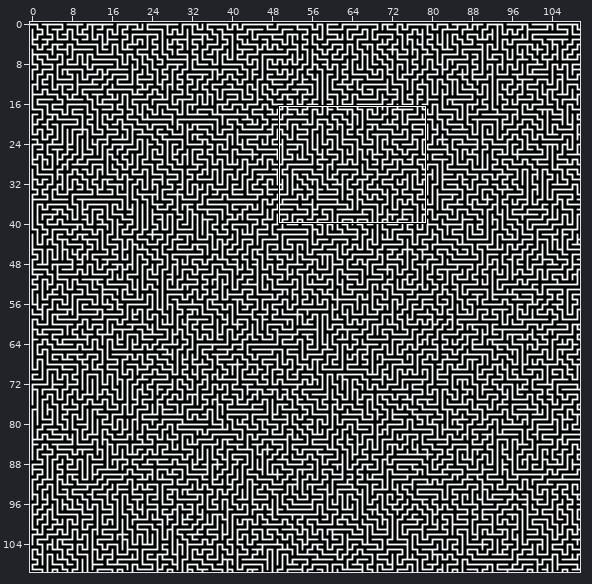
Two versions of a level (Tiled map, maze.tmx). The picture above shows the old version from afar; the outline marks the close-up.
Close-up. The starting point:
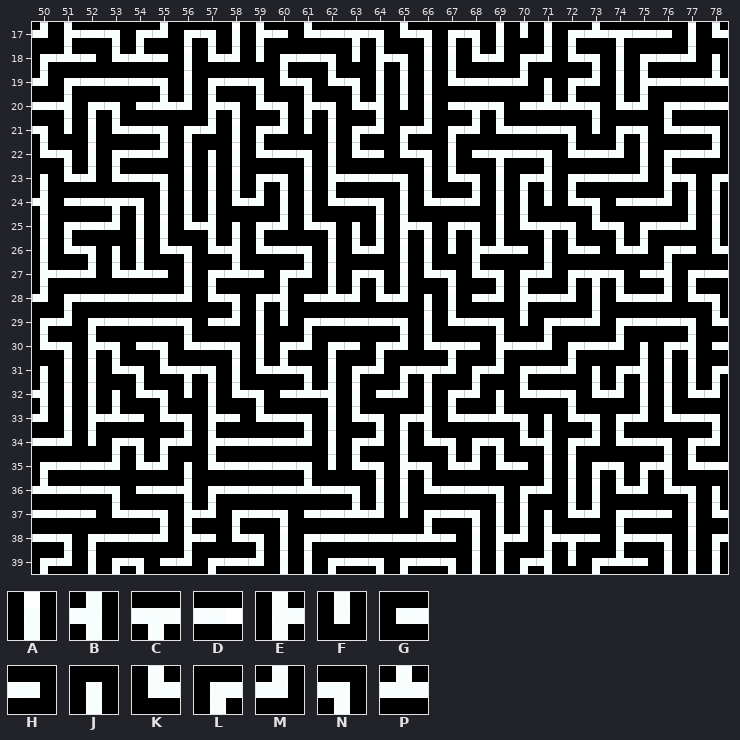
Cells are 64x64 px. Shown: x 50..78, y 17..39. The commit also changed other parts of the map, which this record leaves out.
Key: from "mazetiles": A 0, B 1, C 2, D 3, E 4, F 5, G 6, H 7, J 8, K 9, L 10, M 11, N 12, P 13.
_ is an empty cell.
Layer "Generated Tile Layer" before, first column x 50:
17 MEDNLMLNAEHKDCNKNLNAFALPCDHAK
18 LPHKPHAKMFLDNFENAAKMLMKNALDMJ
19 MLDDDNALDNKNKNAAAKDDMJLMAEDDP
20 DBLNGPMENKNENKBFAGCNGPPNKMLDD
21 NFAKDNLMALMFALMLMLMKDDNFLNKDN
22 KNALDMAJAKDNAKHKNAGCDNKDMALDM
23 JKMKDNAAALNAEDDNAKNALBLDDMENL
24 BGDCNAAAKMAAKDNAKDMAAFKNGDMAA
25 ALDMAAKBJLMKNJAENLNAKCNKNLDMA
26 AKNJAKNKBKDNAKMAAFEPHAKHKMLHK
27 EDMKPHALPHLMALNAKNKNLMLCNGBLD
28 MLDDDDMKNLBGPMKMJAGMEDMAKDMKN
29 LMLDDDNGMAFLDDDNAKDNFLDMLDDNK
30 KNENGNKDNALMLHLMKCHEDMLDMJLBG
31 JAAKNKCNAKPNALMLCMLMLDMJLBAAL
32 BAAJKNFAKNGPBAGMALMJKDNKMAAKM
33 MAEPHKNEHKDNAKNLBKDPNJKNLMKDN
34 DMFLNLMEDDDMALMAKNLNKBLMKDNLM
35 LDDMKMJKDDDNFKNENKMKHAALNLBKD
36 PDDNGDBLDDDPDNAAKDDNLMAAKMKNJ
37 DDHKDNEMLDNGDPMFLDNAAJKMLDHAK
38 DNLDDMEHKNALDDDDPHAEMECHEDNAL
39 LMALNGMLDMAALDNLDNAALBFLPHAAA
The result:
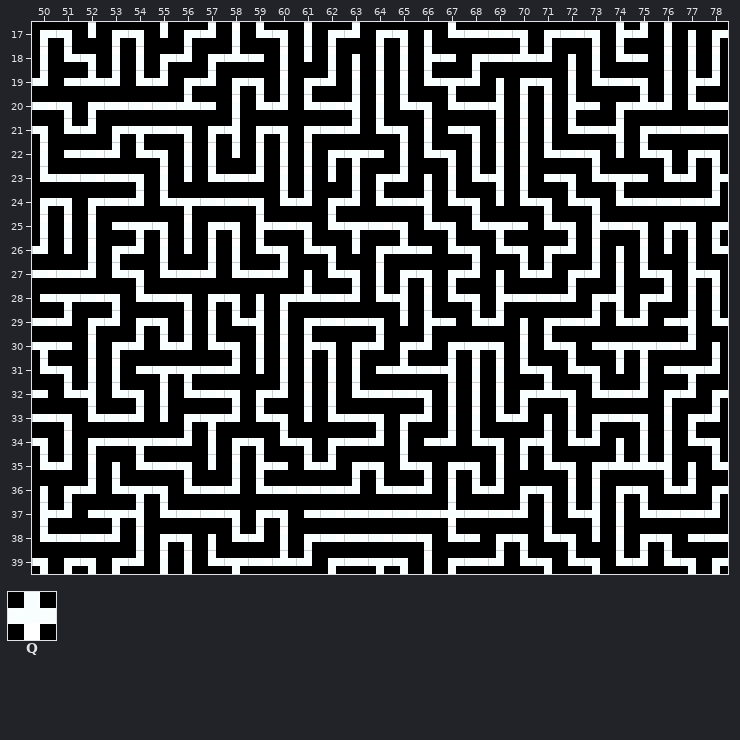
Further tiles: from "mazetiles": Q 14.
From old to new:
Changed rows in their new state; . is an unchanged cell.
Layer "Generated Tile Layer":
first column x 50:
17 LNFLNF.M.KNALMLNJKDDNLDNEMAJL
18 AKNAALMLPHAFAJAAEHLDP.JAKHAAA
19 .GPMKMLML.ALMA..KCMJLNAKDNAEM
20 .N.DDDPHA.MKDBAKNKDBAAEHLPMK.
21 .KMLCDNLB.NLDMKNAGNAAAKDBLD.D
22 AGDMKN.AFAAALC.AKNAAAKDNFKNLN
23 KDDDNAFKDMA.FALMJAKBAGNKCHKME
24 LNLDMKCDDNKMLMKDBKNFKN..K.DDM
25 .AAGCNALNEDNKCDNKNKCHK.EDNLNL
26 MFALMAFAA.NKNFLPHKNKNLMAJAFA.
27 D...NKDMKDMJKNALNLMJK..MAKNEN
28 GC.NK.NL.JLPD..BAKNED..LBL.AA
29 D..MLNAAKBA...NFEHKMJ...KMGB.
30 CHALMKMK..AENLMLMLCNAKNGCCDMJ
31 KN.AGC.DMFAA.AGPDBAAKNKNFAGCM
32 HKBKNAKDNLMAAKDDNAAALP..DMLML
33 DNKDMFLCM.NFKD..MAAKM.ALDNALM
34 NALDCD.ALNKNLD..GMK.L.K.JAAKN
35 KMAJ.DNFAEHKML.K.LNAFKN.PP.JK
36 JLMKCNKDMK.D.MKDMAKM.N..LN.ML
37 EMGCBKDDNL...DDDDQDDMA.BAKDDM
38 KDDMALNJ.M......NKHLNKNFAL.GD
39 NLN.MAAKCDPM..CNALDMKNKNKMKNL
Pixel boxes of the changes (left, top, right, bottom) in both close-ups:
changed: (32, 22, 728, 574)
